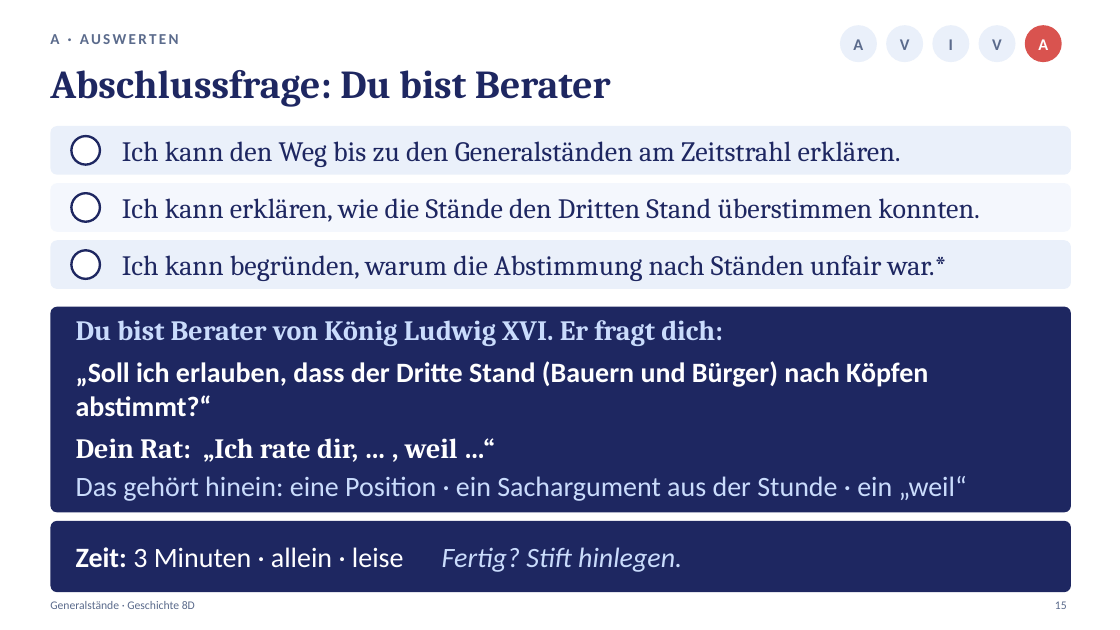
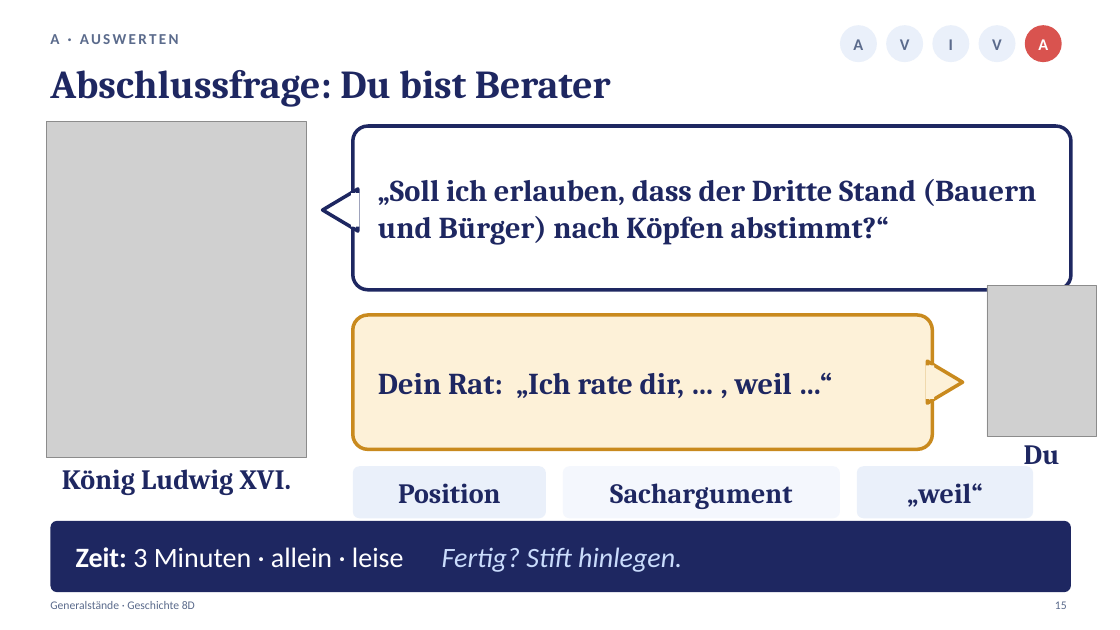
Before and after one commit to golzkonstantin-gif/Schule, a slide deck: slide 15 of Geschichte_8D/Generalstaende/Praesentation_Generalstaende_8D.pptx. Drawn at 1120x630 pixels with LibreOffice and Linux fonts; fonts in the diff are those of the drawing; grey boxes stand for pictures. Boxes give left, top, right and bottom in pixels: in the first picture for what was removed or moved away, otherwise in the second. Text is boxed around its words. In the diff, an @@ line names an element or a change of style, - is before the commit and + after.

```diff
--- a/Geschichte_8D/Generalstaende/Praesentation_Generalstaende_8D.pptx
+++ b/Geschichte_8D/Generalstaende/Praesentation_Generalstaende_8D.pptx
@@ picture added at (46, 122, 307, 458) @@
@@ rounded rectangle removed at (50, 126, 1071, 175) @@
@@ ellipse removed at (71, 136, 100, 165) @@
@@ text removed at (122, 141, 901, 167) @@
-Ich kann den Weg bis zu den Generalständen am Zeitstrahl erklären.
@@ rounded rectangle added at (353, 126, 1071, 290), fill #FFFFFF, outline #1E2761 3 pt @@
@@ text "„Soll ich erlauben, dass der ...": place and size @@
-text "„Soll ich erlauben, dass der ..." at (76, 361, 928, 417)
+text "„Soll ich erlauben, dass der ..." at (378, 179, 1037, 244)
@@ text "„Soll ich erlauben, dass der ..." at (378, 179, 1037, 244): size 24 to 26 pt, font Calibri to Cambria, text colour #FFFFFF to #1E2761 @@
@@ rounded rectangle removed at (50, 183, 1071, 232) @@
@@ ellipse removed at (71, 193, 100, 222) @@
@@ text removed at (122, 198, 980, 222) @@
-Ich kann erklären, wie die Stände den Dritten Stand überstimmen konnten.
@@ triangle added at (323, 189, 358, 231), fill #FFFFFF, outline #1E2761 3 pt @@
@@ rectangle added at (351, 193, 360, 227), fill #FFFFFF @@
@@ ellipse removed at (71, 250, 100, 279) @@
@@ text removed at (122, 255, 947, 281) @@
-Ich kann begründen, warum die Abstimmung nach Ständen unfair war.*
@@ picture added at (987, 286, 1096, 437) @@
@@ rounded rectangle removed at (50, 307, 1071, 513) @@
@@ text removed at (76, 320, 723, 346) @@
-Du bist Berater von König Ludwig XVI. Er fragt dich:
@@ rounded rectangle: place and size @@
-rounded rectangle at (50, 240, 1071, 289)
+rounded rectangle at (353, 315, 933, 450)
@@ rounded rectangle at (353, 315, 933, 450): fill #EAF0FA to #FDF1D8; outline none to #C98A1E 3 pt; proportions changed @@
@@ text "Dein Rat: „Ich rate dir, ...": place and size @@
-text "Dein Rat: „Ich rate dir, ..." at (76, 438, 458, 462)
+text "Dein Rat: „Ich rate dir, ..." at (378, 373, 792, 398)
@@ text "Dein Rat: „Ich rate dir, ..." at (378, 373, 792, 398): size 24 to 26 pt, text colour #FFFFFF to #1E2761 @@
@@ rectangle added at (926, 365, 934, 399), fill #FDF1D8 @@
@@ triangle added at (928, 361, 963, 403), fill #FDF1D8, outline #C98A1E 3 pt @@
@@ text added at (1024, 445, 1060, 465), 24 pt, text #1E2761, bold @@
+Du
@@ text added at (62, 469, 291, 495), 24 pt, text #1E2761, bold @@
+König Ludwig XVI.
@@ rounded rectangle added at (353, 466, 546, 518), fill #EAF0FA @@
@@ rounded rectangle added at (563, 466, 840, 518), fill #F4F7FD @@
@@ rounded rectangle added at (857, 466, 1033, 518), fill #EAF0FA @@
@@ text at (398, 483, 500, 504): text changed; font Calibri to Cambria; text colour #CADCFC to #1E2761; bold on @@
-Das gehört hinein: eine Position · ein Sachargument aus der Stunde · ein „weil“
+Position
@@ text added at (610, 483, 792, 509), 24 pt, text #1E2761, bold @@
+Sachargument
@@ text added at (907, 483, 982, 507), 24 pt, text #1E2761, bold @@
+„weil“
```
Also in this commit, not shown: 2 other slides changed, 1 slide added, 12 other files.
